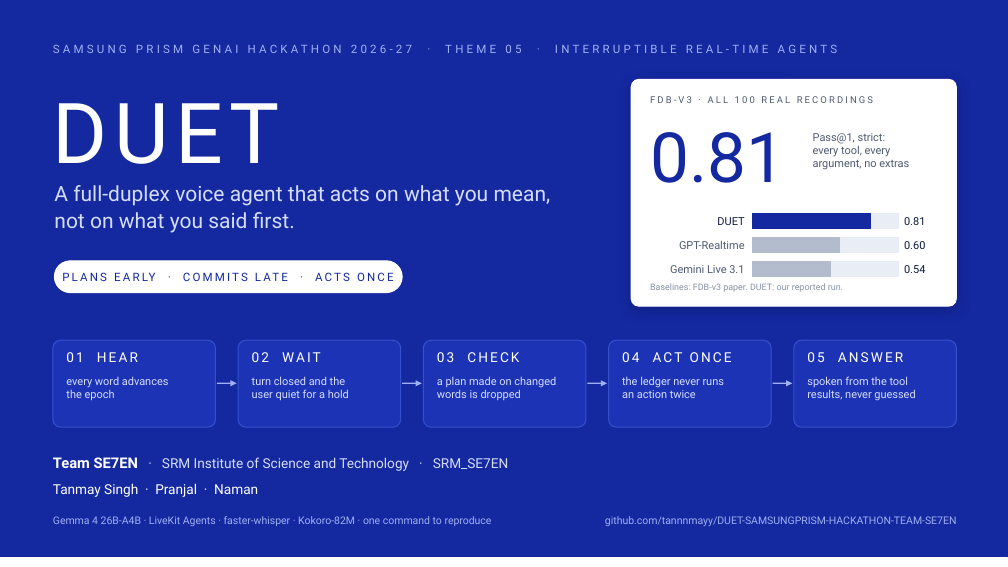
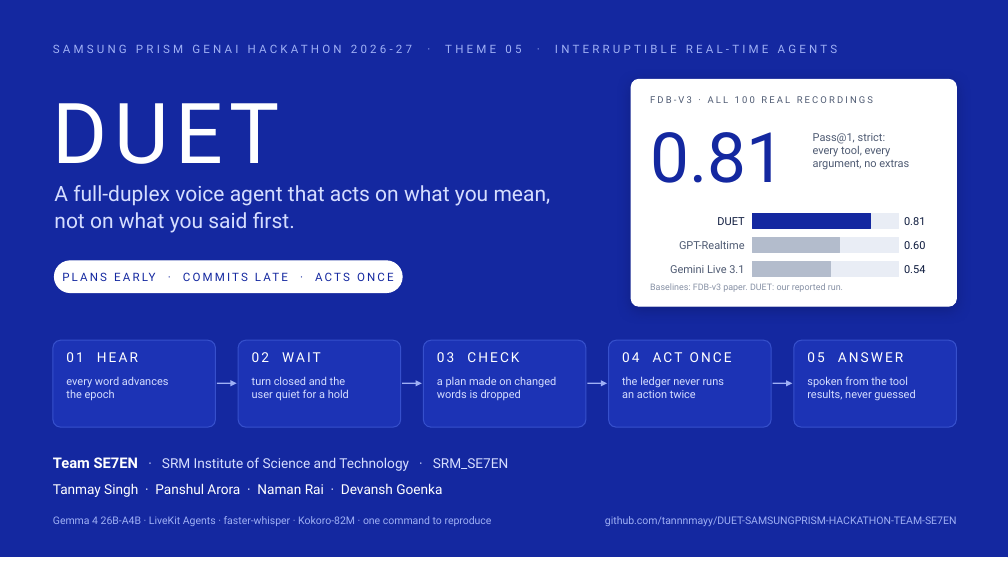
Before and after one commit to tannnmayy/DUET-SAMSUNGPRISM-HACKATHON-TEAM-SE7EN, a slide deck: slide 1 of SRM_SE7EN.pptx. Drawn at 1008x567 pixels with LibreOffice and Linux fonts; fonts in the diff are those of the drawing. Boxes give left, top, right and bottom in pixels: in the first picture for what was removed or moved away, otherwise in the second. Text is boxed around its words. In the diff, an @@ line names an element or a change of style, - is before the commit and + after.

Commit message:
Deck: the full team, slide 2 with the recording's own audio, slide 8 on impact and the roadmap
- Slide 1 and the documentation cover name the whole team: Tanmay Singh, Panshul Arora,
  Naman Rai and Devansh Goenka (the video script had "Pranjal" by mistake)
- Slide 2: each moment of travel_19 shows its waveform, cut from the benchmark recording
  at the recognizer's word times
- Slide 8: where the same guarantee matters across Samsung surfaces (from the use-case
  research), and the roadmap as a PRISM worklet

```diff
--- a/SRM_SE7EN.pptx
+++ b/SRM_SE7EN.pptx
@@ text at <box>53,483,442,497</box>: text changed @@
-Tanmay Singh · Pranjal · Naman
+Tanmay Singh · Panshul Arora · Naman Rai · Devansh Goenka
```
Also in this commit, not shown: 1 other slide changed, 1 slide added, 1 slide removed, 9 other files.
